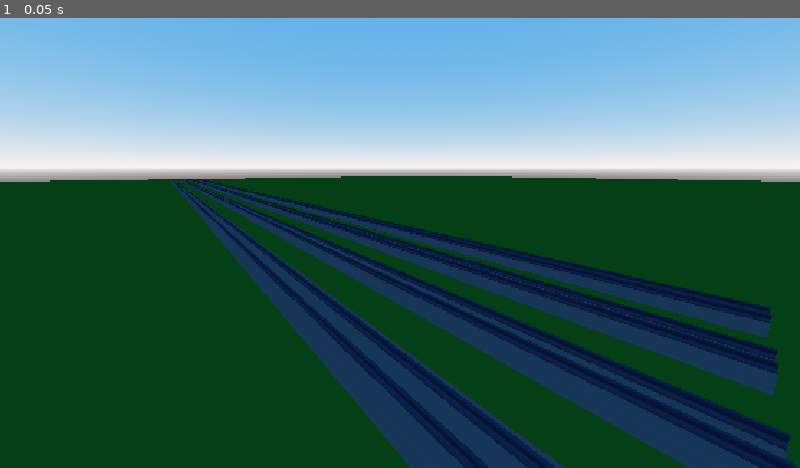
Above: before the commit, frame 1.
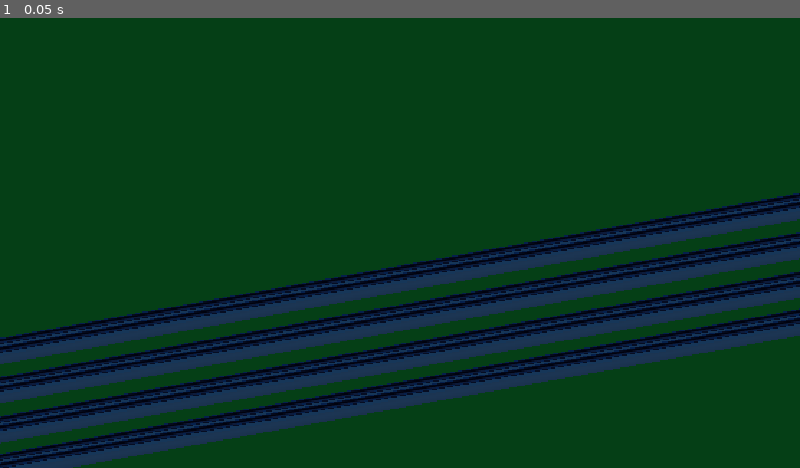
Above: after the commit, the same moment.

Repository: gracedes/mbta-auto-battler
Game: Godot game, scene res://node_2d.tscn
Same seed, same stepped clock (60 frames per second), same inputs: the game is played once before the commit and once after it.
Inputs:
- Up to frame 1 (0.05 s): no input

The runs differ from the first frame. In frame 1, 68% of the frame differs, in the area x 0-100%, y 0-100%.
Error in both runs: Invalid access to property or key 'nearby_lines_updated' on a base object of type 'Node2D (node_2d.gd)'. (res://assets/character/green/greenline.gd:10)

Commit message:
Updated Perspectives + Added all Lines
- All lines are added w/ base scripts
- Perspective of Camera adjusted to Orthogical (?)

Diff:
--- /dev/null
+++ b/assets/character/blue/blueline.gd
@@ -0,0 +1,22 @@
+extends Node3D
+
+@export var line_name: String = "Blue"
+@export var location_manager: Node
+
+# Called when the node enters the scene tree for the first time.
+func _ready() -> void:
+	set_active(false)
+	if location_manager:
+		location_manager.nearby_lines_updated.connect(_on_nearby_lines_updated)
+
+func set_active(is_here: bool) -> void:
+	visible = is_here
+	for child in find_children("*", "CollisionShape3D"):
+		child.set_deferred("disabled", not is_here)
+
+func _on_nearby_lines_updated(active_lines: Array) -> void:
+	set_active(line_name in active_lines)
+
+# Called every frame. 'delta' is the elapsed time since the previous frame.
+func _process(delta: float) -> void:
+	pass
--- /dev/null
+++ b/assets/character/orange/orangeline.gd
@@ -0,0 +1,22 @@
+extends Node3D
+
+@export var line_name: String = "Orange"
+@export var location_manager: Node
+
+# Called when the node enters the scene tree for the first time.
+func _ready() -> void:
+	set_active(false)
+	if location_manager:
+		location_manager.nearby_lines_updated.connect(_on_nearby_lines_updated)
+
+func set_active(is_here: bool) -> void:
+	visible = is_here
+	for child in find_children("*", "CollisionShape3D"):
+		child.set_deferred("disabled", not is_here)
+
+func _on_nearby_lines_updated(active_lines: Array) -> void:
+	set_active(line_name in active_lines)
+
+# Called every frame. 'delta' is the elapsed time since the previous frame.
+func _process(delta: float) -> void:
+	pass
--- /dev/null
+++ b/assets/character/red/redline.gd
@@ -0,0 +1,22 @@
+extends Node3D
+
+@export var line_name: String = "Red"
+@export var location_manager: Node
+
+# Called when the node enters the scene tree for the first time.
+func _ready() -> void:
+	set_active(false)
+	if location_manager:
+		location_manager.nearby_lines_updated.connect(_on_nearby_lines_updated)
+
+func set_active(is_here: bool) -> void:
+	visible = is_here
+	for child in find_children("*", "CollisionShape3D"):
+		child.set_deferred("disabled", not is_here)
+
+func _on_nearby_lines_updated(active_lines: Array) -> void:
+	set_active(line_name in active_lines)
+
+# Called every frame. 'delta' is the elapsed time since the previous frame.
+func _process(delta: float) -> void:
+	pass
--- a/node_2d.tscn
+++ b/node_2d.tscn
@@ -4,6 +4,12 @@
 [ext_resource type="PackedScene" uid="uid://cjlq260cxfpcf" path="res://assets/character/green/greenline.fbx" id="2_0hol4"]
 [ext_resource type="PackedScene" uid="uid://dd1n2bcj21j5q" path="res://assets/world/rails.fbx" id="3_epypp"]
 [ext_resource type="Script" uid="uid://dtd6h1ynbhphw" path="res://assets/character/green/greenline.gd" id="3_q6r6c"]
+[ext_resource type="PackedScene" uid="uid://gpp4wab8lcqs" path="res://assets/character/red/redline.fbx" id="5_q6r6c"]
+[ext_resource type="Script" uid="uid://ur1si14kmlbp" path="res://assets/character/red/redline.gd" id="6_kdubu"]
+[ext_resource type="PackedScene" uid="uid://bdru7kinus1lt" path="res://assets/character/orange/orangeline.fbx" id="7_rj586"]
+[ext_resource type="PackedScene" uid="uid://bosrbetdc2khk" path="res://assets/character/blue/blueline.fbx" id="8_4d7sh"]
+[ext_resource type="Script" uid="uid://yxl118o7kcu6" path="res://assets/character/orange/orangeline.gd" id="8_ir8iy"]
+[ext_resource type="Script" uid="uid://d3cy707fqfc07" path="res://assets/character/blue/blueline.gd" id="9_4d7sh"]
 
 [sub_resource type="Animation" id="Animation_epypp"]
 length = 0.001
@@ -100,8 +106,11 @@
 use_threads = true
 
 [node name="Camera3D" type="Camera3D" parent="." unique_id=1322596672]
-transform = Transform3D(0.7716232, 0.159262, -0.61581916, 0, 0.9681475, 0.2503805, 0.6360799, -0.1931994, 0.7470451, -20.619001, 14.169964, -3.7985945)
+transform = Transform3D(0.39236966, -0.39119896, 0.83247185, 0, 0.90505, 0.42530522, -0.9198076, -0.16687685, 0.35511416, 118.51138, 71.25314, 6.9839134)
+keep_aspect = 0
+projection = 1
 fov = 77.71061
+size = 100.09398
 
 [node name="greenline" parent="." unique_id=1956945032 node_paths=PackedStringArray("location_manager") instance=ExtResource("2_0hol4")]
 transform = Transform3D(1, 0, 0, 0, 1, 0, 0, 0, 1, 0, 1.998, -24.555)
@@ -131,13 +140,25 @@
 transform = Transform3D(1, 0, 0, 0, 1, 0, 0, 0, 1, 0, 60.970352, 32.41156)
 
 [node name="rails" parent="." unique_id=1029825365 instance=ExtResource("3_epypp")]
-transform = Transform3D(-1, 0, -3.166382e-06, 0, 1, 0, 1.509958e-07, 0, -20.97, -0.0014533997, 1.9981437, -44.141)
+transform = Transform3D(-1, 0, -3.166382e-06, 0, 1, 0, 1.509958e-07, 0, -20.97, -0.0014533997, 1.9981437, -4.781929)
 
 [node name="rails2" parent="." unique_id=1331645896 instance=ExtResource("3_epypp")]
-transform = Transform3D(-1, 0, -3.166382e-06, 0, 1, 0, 1.509958e-07, 0, -20.97, -10.588873, 1.9981437, -44.141)
+transform = Transform3D(-1, 0, -3.166382e-06, 0, 1, 0, 1.509958e-07, 0, -20.97, -10.588873, 1.9981437, -4.781929)
 
 [node name="rails3" parent="." unique_id=958684899 instance=ExtResource("3_epypp")]
-transform = Transform3D(-1, 0, -3.166382e-06, 0, 1, 0, 1.509958e-07, 0, -20.97, 20.82053, 1.9981437, -44.141)
+transform = Transform3D(-1, 0, -3.166382e-06, 0, 1, 0, 1.509958e-07, 0, -20.97, 20.82053, 1.9981437, -4.781929)
 
 [node name="rails4" parent="." unique_id=481925957 instance=ExtResource("3_epypp")]
-transform = Transform3D(-1, 0, -3.166382e-06, 0, 1, 0, 1.509958e-07, 0, -20.97, 10.66259, 1.9981437, -44.141)
+transform = Transform3D(-1, 0, -3.166382e-06, 0, 1, 0, 1.509958e-07, 0, -20.97, 10.66259, 1.9981437, -4.781929)
+
+[node name="redline" parent="." unique_id=82451194 instance=ExtResource("5_q6r6c")]
+transform = Transform3D(1, 0, 0, 0, 1, 0, 0, 0, 1, -10.589, 1.9352875, -27.284311)
+script = ExtResource("6_kdubu")
+
+[node name="orangeline" parent="." unique_id=1932407106 instance=ExtResource("7_rj586")]
+transform = Transform3D(1, 0, 0, 0, 1, 0, 0, 0, 1, 10.663, 1.935, -26.837805)
+script = ExtResource("8_ir8iy")
+
+[node name="blueline" parent="." unique_id=917154609 instance=ExtResource("8_4d7sh")]
+transform = Transform3D(1, 0, 0, 0, 1, 0, 0, 0, 1, 21.683, 1.935, -26.989553)
+script = ExtResource("9_4d7sh")
Binary file added: assets/character/blue/blueline.fbx
Not shown, added: assets/character/blue/blueline.fbx.import
Not shown, added: assets/character/blue/blueline.gd.uid
Binary file added: assets/character/orange/orangeline.fbx
Not shown, added: assets/character/orange/orangeline.fbx.import
Not shown, added: assets/character/orange/orangeline.gd.uid
Not shown, added: assets/character/red/redline.gd.uid
